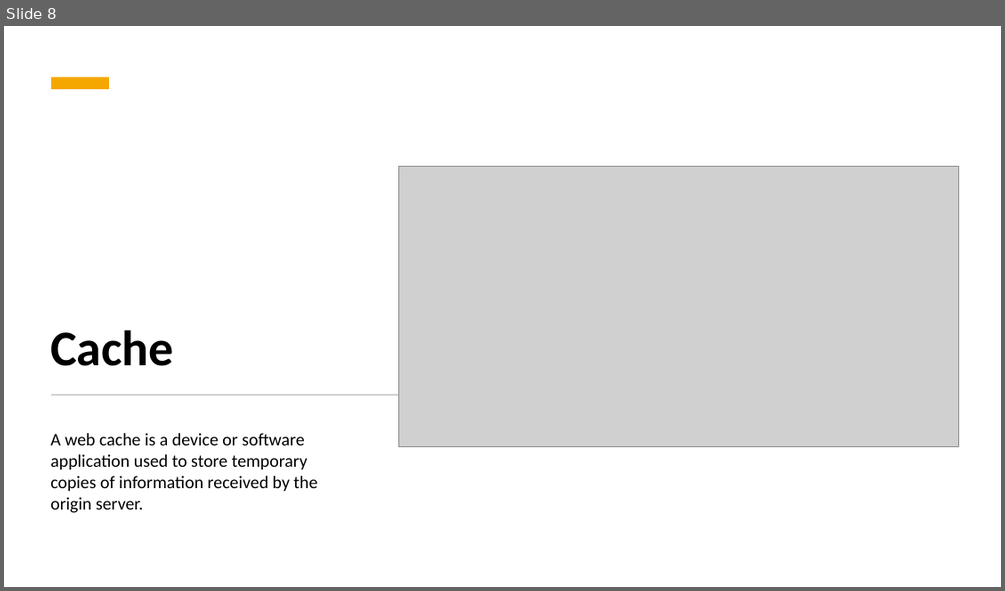
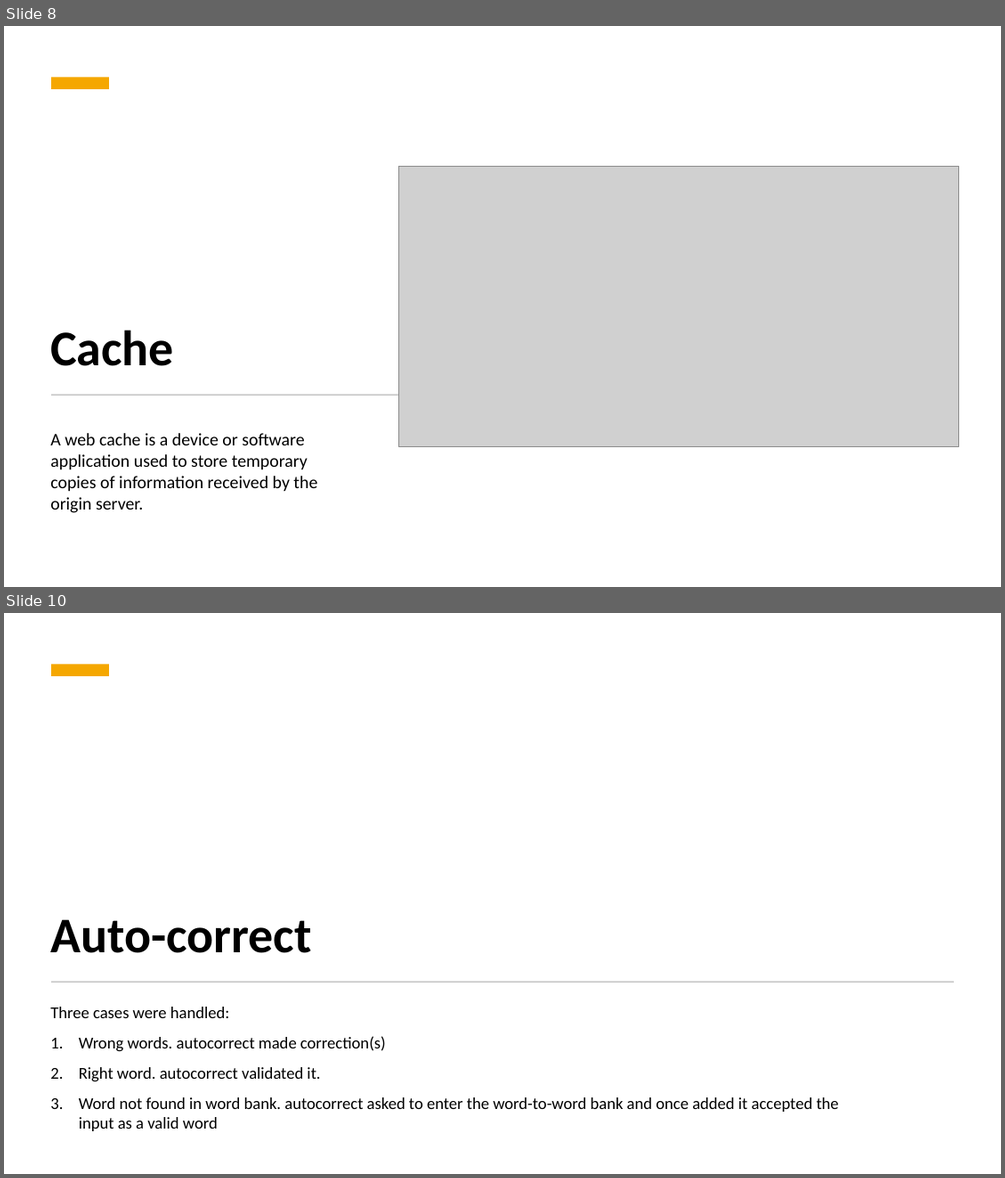
Before and after one commit to hamzaBaig1998/ACCWebSearchEngine, a slide deck: presentation/Group14_websearchengine_presentation.pptx. Shown one above the other, each under a label of ours: slide 8 before the commit, slides 8 and 10 after it; the slides between them are not shown. The pictures are 1005x591 and 1005x1178 pixels, drawn with LibreOffice and Linux fonts; fonts in the diff are those of the drawing; grey boxes stand for pictures. Boxes give left, top, right and bottom in pixels: in the first picture for what was removed or moved away, otherwise in the second. Text is boxed around its words. In the diff, an @@ line names an element or a change of style, - is before the commit and + after.

```diff
--- a/presentation/Group14_websearchengine_presentation.pptx
+++ b/presentation/Group14_websearchengine_presentation.pptx
@@ slide 10 added at (4, 613, 1001, 1174), background #FFFFFF; not listed: 2 template elements that a slide beside it also shows @@
@@ title added at (50, 919, 311, 953), 48 pt, text #000000, bold @@
+Auto-correct
@@ subtitle added at (50, 1006, 839, 1131), 16 pt, text #000000 @@
+Three cases were handled:
+1. Wrong words. autocorrect made correction(s)
+2. Right word. autocorrect validated it.
+3. Word not found in word bank. autocorrect asked to enter the word-to-word bank and once added it accepted the input as a valid word
```
Also in this commit, not shown: 3 slides changed, 1 other slide added, 1 slide removed.
